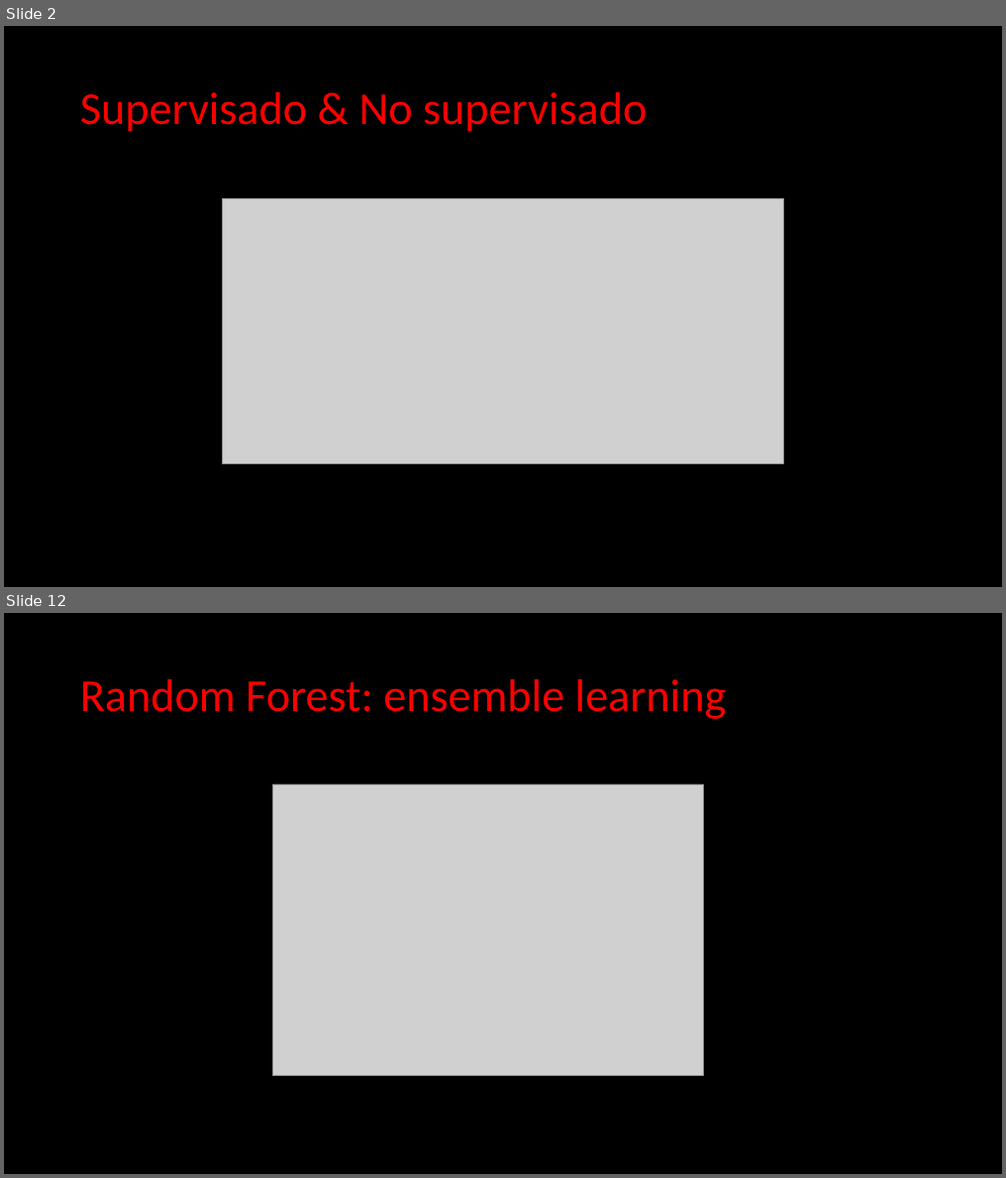
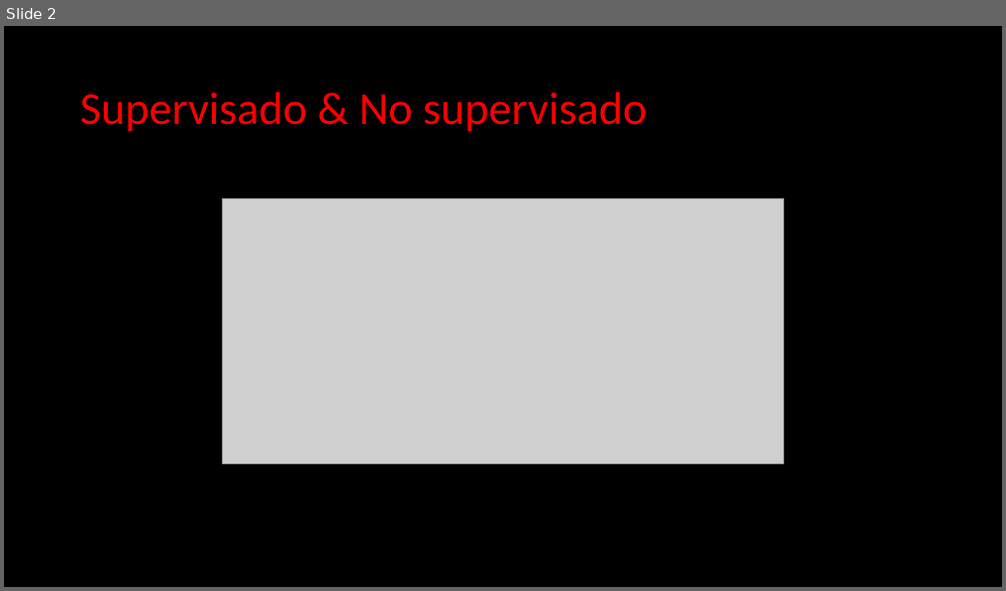
Before and after one commit to Clapiniella/data_science_jun_2020, a slide deck: week10/day4/theory/Machine Learning - Unsupervised Learning.pptx. Shown one above the other, each under a label of ours: slides 2 and 12 before the commit, slide 2 after it; the slides between them are not shown. The pictures are 1006x1178 and 1006x591 pixels, drawn with LibreOffice and Linux fonts; fonts in the diff are those of the drawing; grey boxes stand for pictures. Boxes give left, top, right and bottom in pixels: in the first picture for what was removed or moved away, otherwise in the second. Text is boxed around its words. In the diff, an @@ line names an element or a change of style, - is before the commit and + after.

```diff
--- a/week10/day4/theory/Machine Learning - Unsupervised Learning.pptx
+++ b/week10/day4/theory/Machine Learning - Unsupervised Learning.pptx
@@ slide 12 removed at (4, 613, 1002, 1174), background #000000 @@
@@ title removed at (80, 679, 727, 719) @@
-Random Forest: ensemble learning
@@ picture removed at (272, 784, 703, 1076) @@
```
Also in this commit, not shown: 10 slides added, 9 other slides removed, 2 other files.
